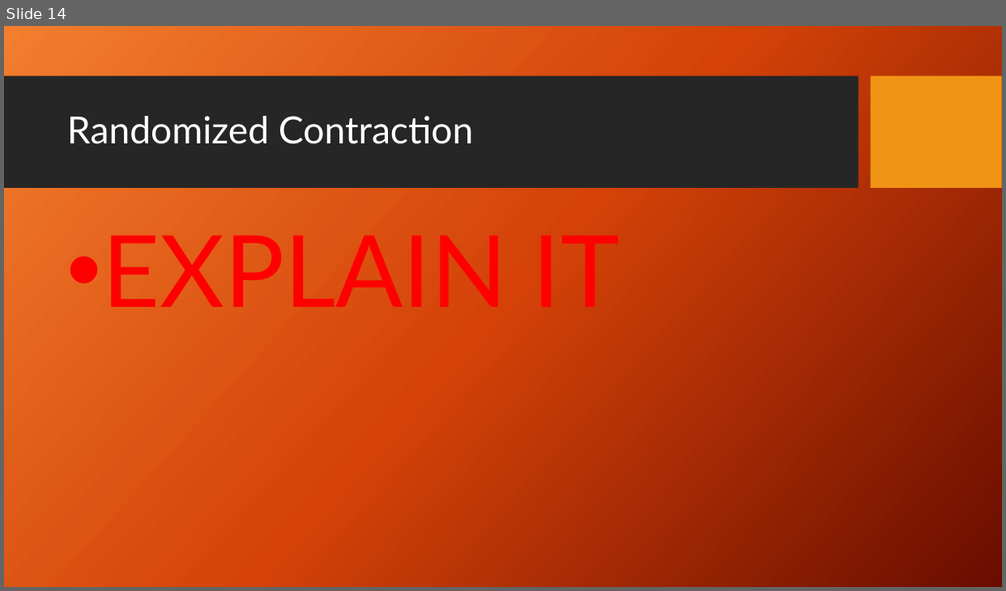
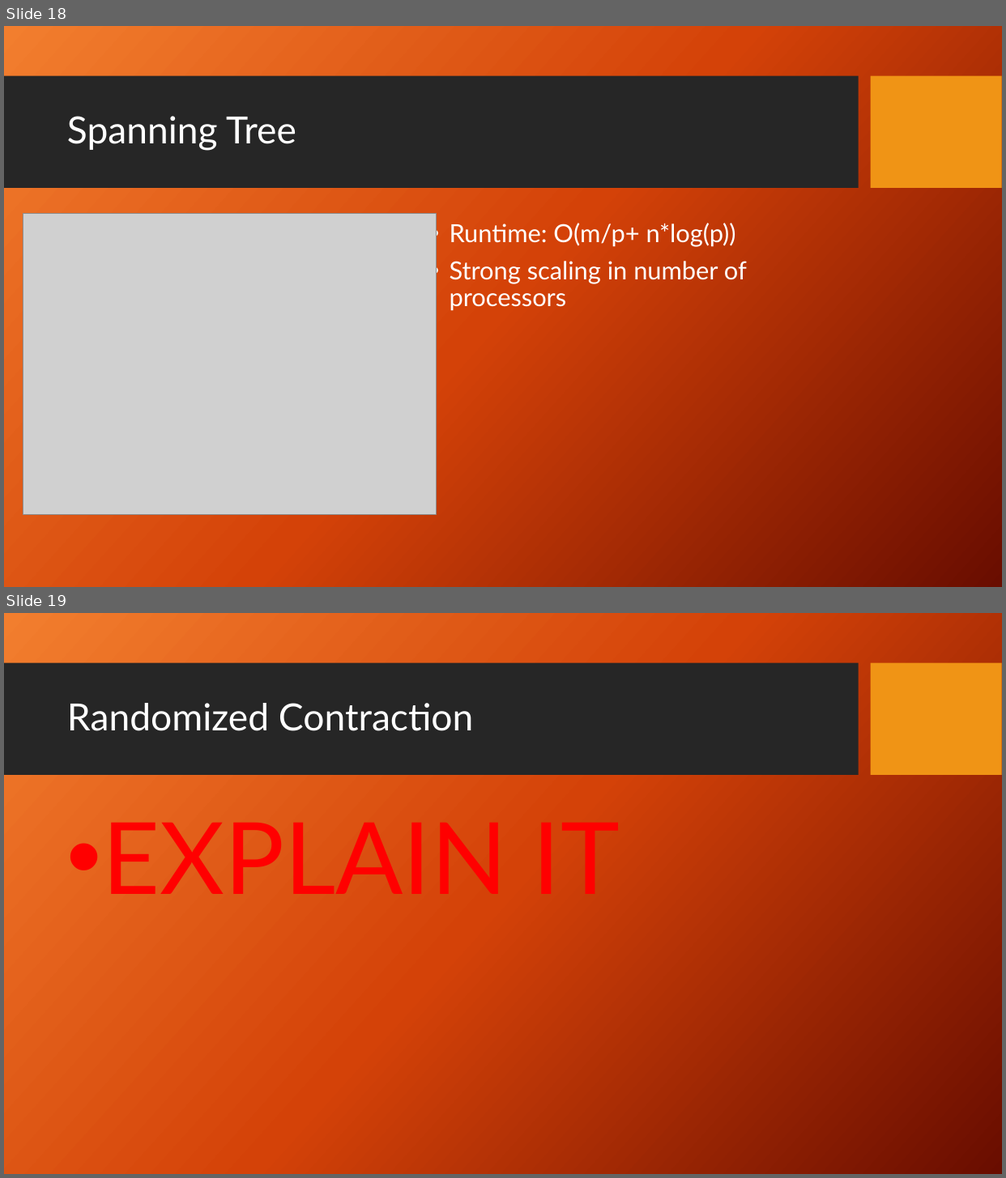
Before and after one commit to Aphlax/Parallelepipeds, a slide deck: FinalPresentation_Parallel Connected Components.pptx. Shown one above the other, each under a label of ours: slide 14 before the commit, slides 18 and 19 after it. The pictures are 1006x591 and 1006x1178 pixels, drawn with LibreOffice and Linux fonts; fonts in the diff are those of the drawing; grey boxes stand for pictures; background and template pictures are left out. Boxes give left, top, right and bottom in pixels: in the first picture for what was removed or moved away, otherwise in the second. Text is boxed around its words. In the diff, an @@ line names an element or a change of style, - is before the commit and + after.

```diff
--- a/FinalPresentation_Parallel Connected Components.pptx
+++ b/FinalPresentation_Parallel Connected Components.pptx
@@ slide 18 added at <box>4,26,1002,587</box>, background picture (left out); not listed: 2 template elements that a slide beside it also shows @@
@@ title added at <box>67,116,296,151</box>, 36 pt, text #FFFFFF @@
+Spanning Tree
@@ picture added at <box>23,214,436,515</box> @@
@@ text added at <box>450,223,747,311</box>, 24 pt, text #FFFFFF @@
+• Runtime: O(m/p+ n*log(p))
+• Strong scaling in number of processors
@@ what was slide 14 is now slide 19 @@
```
Also in this commit, not shown: 5 slides changed, 10 other slides added, 3 slides removed.
